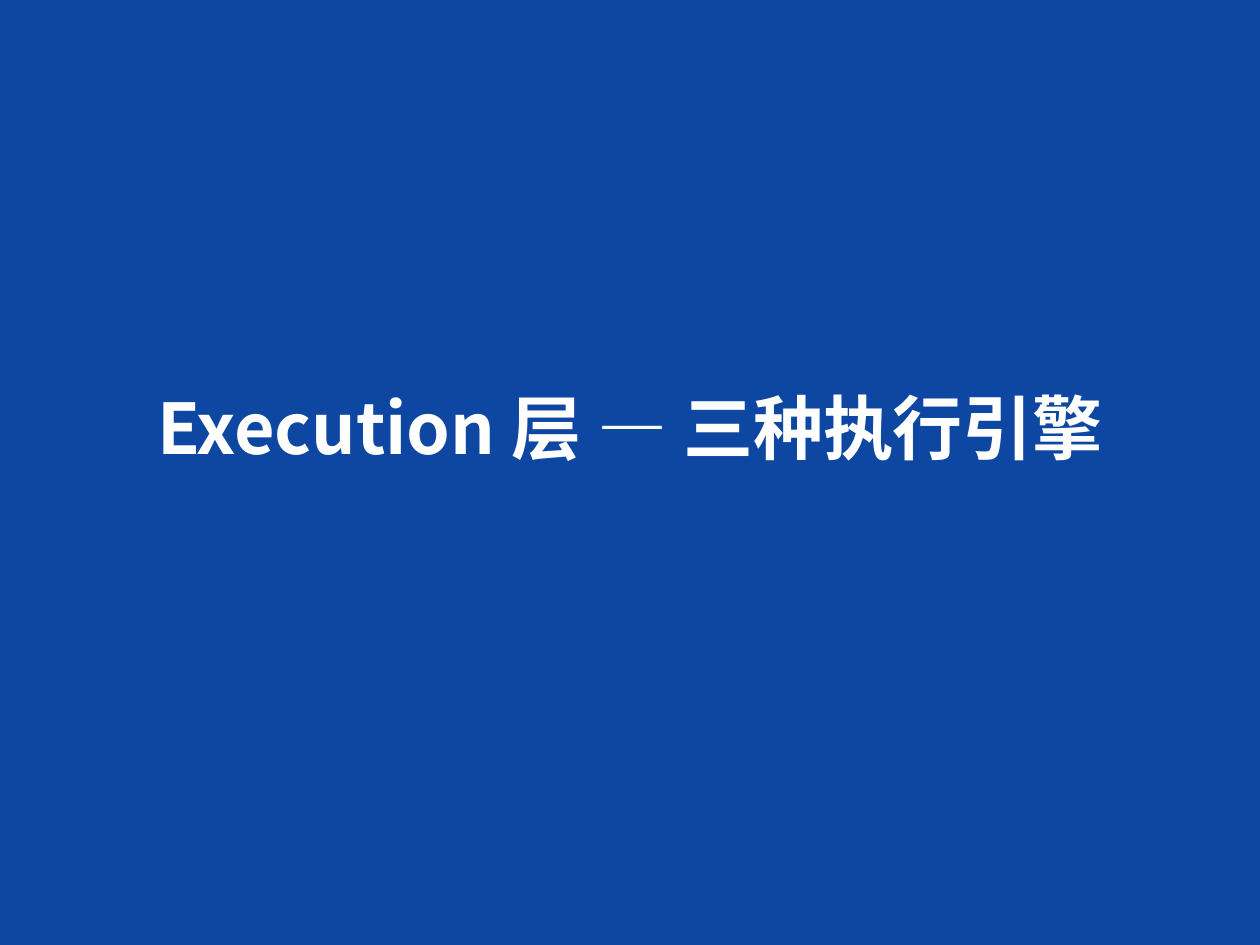
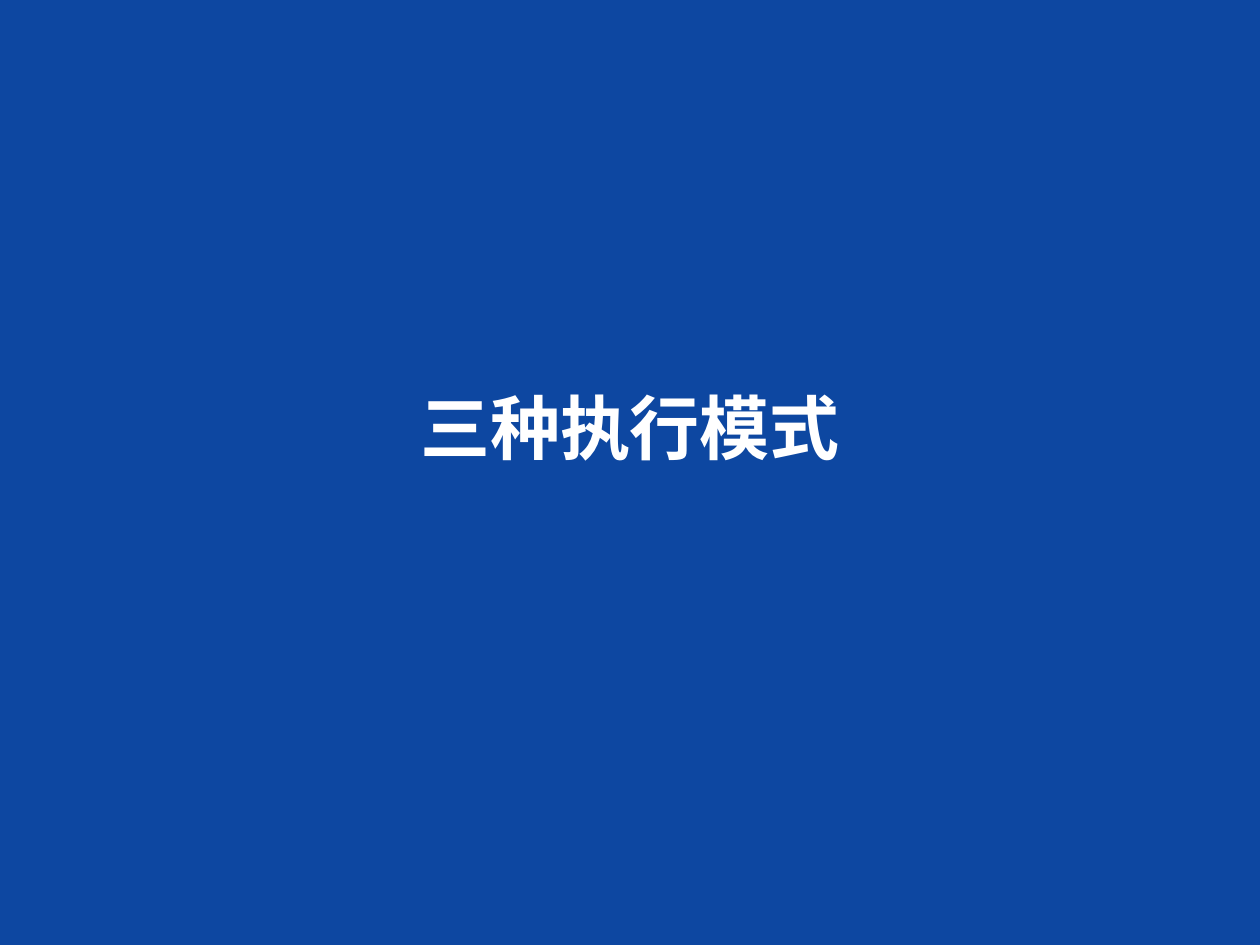
Before and after one commit to fire-emblem/gpu_model, a slide deck: slide 8 of docs/presentations/gpu_model_presentation.pptx (slide 19 before the commit). Drawn at 1260x945 pixels with LibreOffice and Linux fonts; fonts in the diff are those of the drawing. Boxes give left, top, right and bottom in pixels: in the first picture for what was removed or moved away, otherwise in the second. Text is boxed around its words. In the diff, an @@ line names an element or a change of style, - is before the commit and + after.

```diff
--- a/docs/presentations/gpu_model_presentation.pptx
+++ b/docs/presentations/gpu_model_presentation.pptx
@@ text at <box>420,394,840,461</box>: text changed @@
-Execution 层 — 三种执行引擎
+三种执行模式
```
Also in this commit, not shown: 9 other slides changed, 19 slides added, 30 slides removed, 25 other files.
